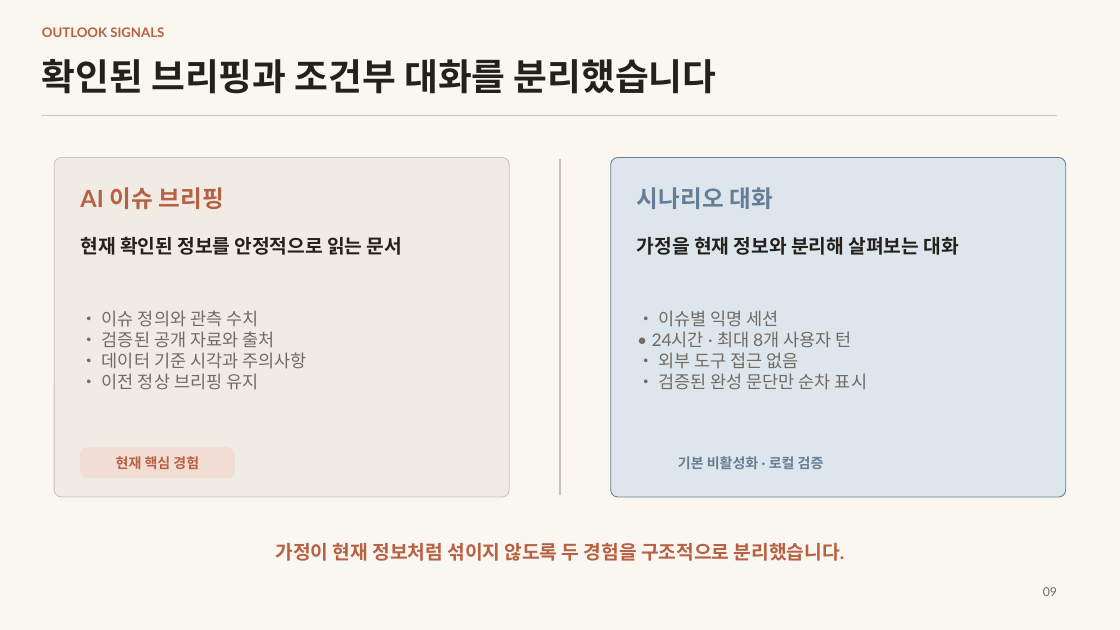
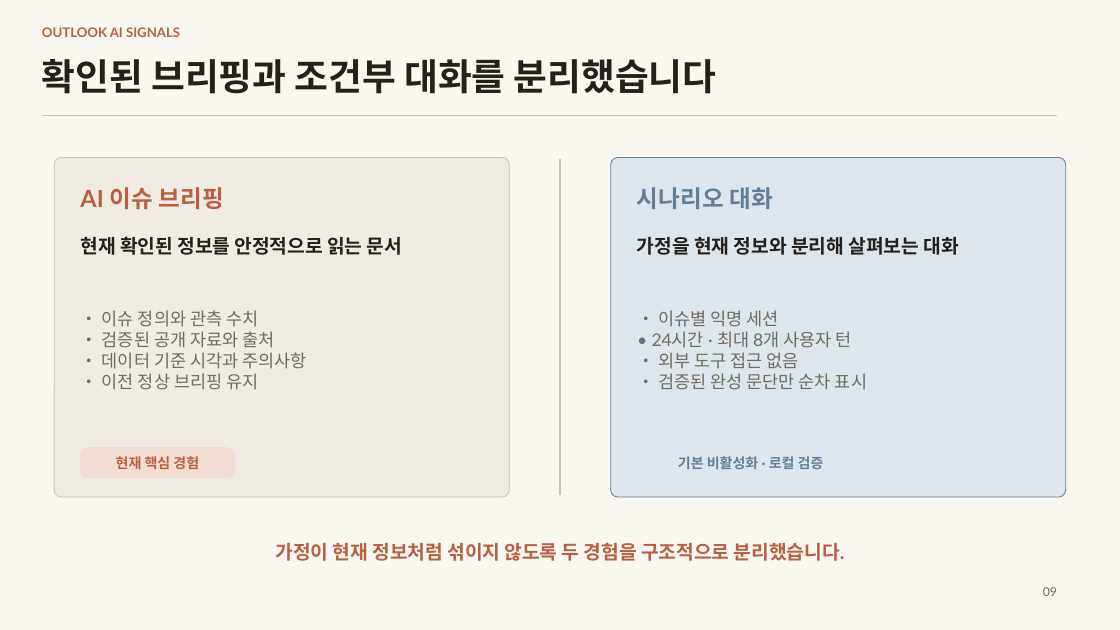
Before and after one commit to knumathai2/Future-Signal, a slide deck: slide 9 of outputs/2팀 발표.pptx. Drawn at 1120x630 pixels with LibreOffice and Linux fonts; fonts in the diff are those of the drawing. Boxes give left, top, right and bottom in pixels: in the first picture for what was removed or moved away, otherwise in the second. Text is boxed around its words. In the diff, an @@ line names an element or a change of style, - is before the commit and + after.

```diff
--- a/outputs/2팀 발표.pptx
+++ b/outputs/2팀 발표.pptx
@@ text at (42, 27, 180, 37): text changed @@
-OUTLOOK SIGNALS
+OUTLOOK AI SIGNALS
```
Also in this commit, not shown: 13 other slides changed, 11 other files.
